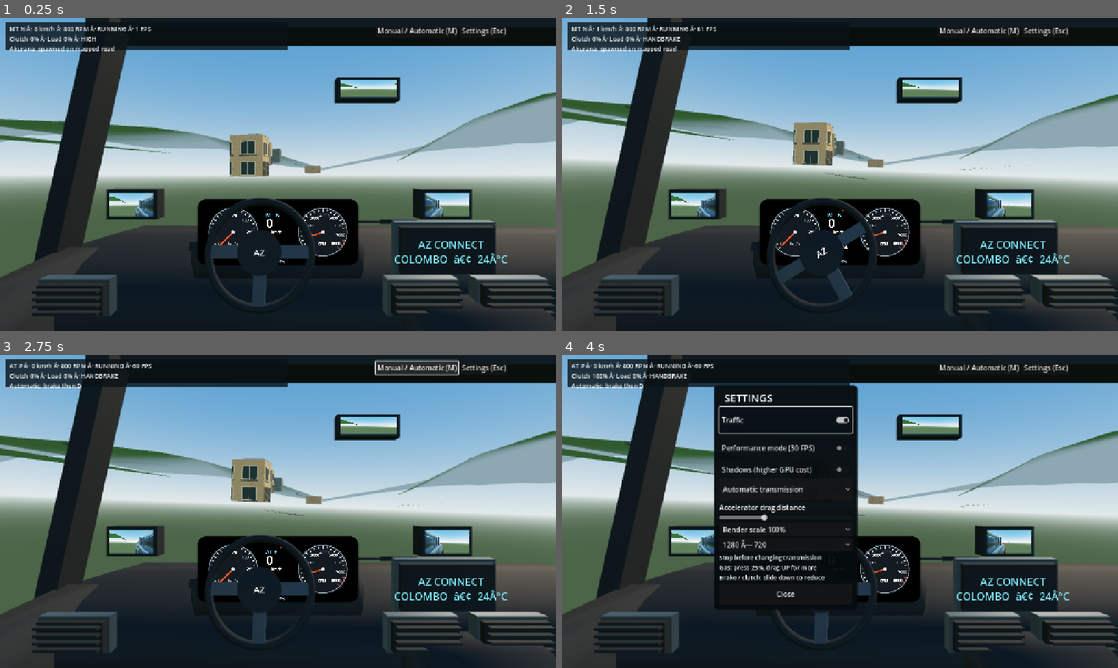
Above: before the commit, frames 1-4 (two rows, left to right).
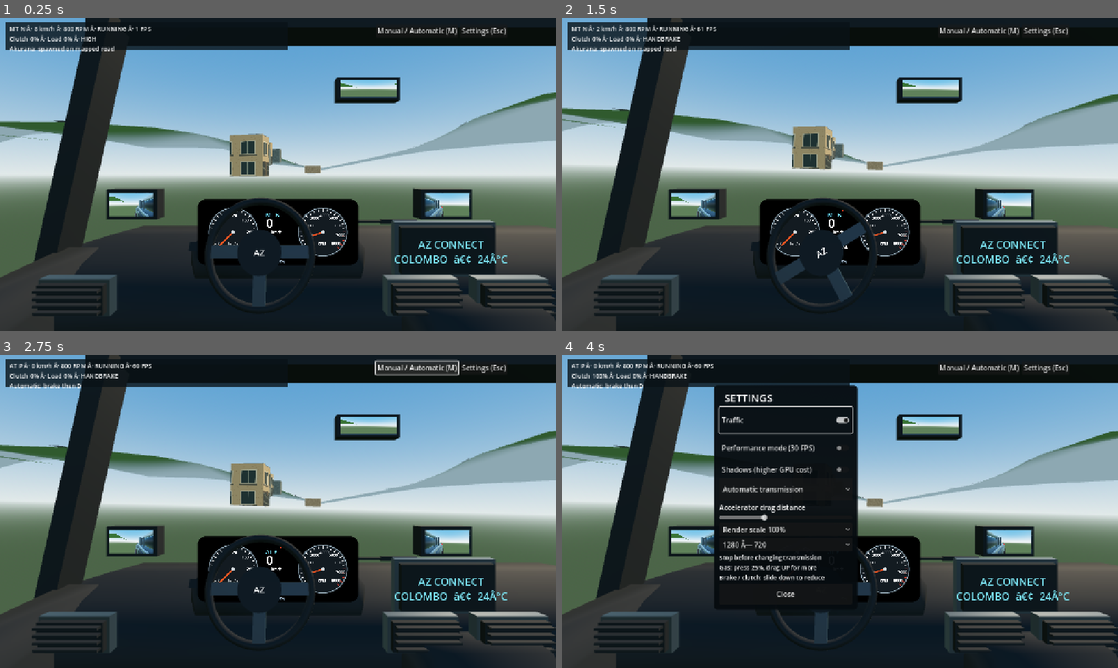
Above: after the commit, the same moments.

Repository: Mhd-Azeem/WebToApp
Game: Godot game, scene res://scenes/akurana.tscn
Two runs of this game, one before a commit and one after it. Both use one fixed random seed, a clock stepped at 60 frames per second and the inputs below.
Inputs (mouse positions are in pixels of both pictures, inside the frame that each line leads up to):
- Up to frame 1 (0.25 s): no input
- Up to frame 2 (1.5 s): tap Enter at 0.5 s; move the mouse to (962, 158) at 0.52 s; hold D 0.53-1.25 s; hold Shift 0.53-1.25 s; click (962, 158) at 0.67 s; tap Space at 0.77 s; drag from (728, 190) to (812, 237) at 1.27 s
- Up to frame 3 (2.75 s): click "Manual / Automatic (M)" at 2 s
- Up to frame 4 (4 s): click "Settings (Esc)" at 2.75 s; click "Traffic" at 3.5 s

The runs differ from the first frame. In frame 1, 0.6% of the frame differs, in the area x 0-100%, y 22-60%; in frame 2, 4.6%; in frame 3, 4.8%, in the area x 0-100%, y 20-61%; in frame 4, 2.7%.

Commit message:
Fix overhead Akurana terrain by matching collider and road heights with subdivided DEM mesh

Diff:
--- a/az-car-3d/scripts/akurana_world.gd
+++ b/az-car-3d/scripts/akurana_world.gd
@@ -5,6 +5,10 @@
 const DATA = "res://data/akurana/preview.json"
 const GRID_SIZE = 25
 const HALF_SIZE = 640.0
+# Each GIS height sample spans ~53 m. Subdivision is essential: otherwise
+# the physics/visible triangle surface diverges sharply from height_at().
+const TERRAIN_SUBDIVISIONS = 8
+const ROAD_CLEARANCE = 0.65
 var heights: PackedByteArray = PackedByteArray()
 var mapped_roads: Array = []
 
@@ -100,20 +104,24 @@
 func _generate_terrain() -> void:
 	var tool := SurfaceTool.new()
 	tool.begin(Mesh.PRIMITIVE_TRIANGLES)
-	for z in range(GRID_SIZE - 1):
-		for x in range(GRID_SIZE - 1):
-			var x0 := -HALF_SIZE + float(x) * 2.0 * HALF_SIZE / float(GRID_SIZE - 1)
-			var x1 := -HALF_SIZE + float(x + 1) * 2.0 * HALF_SIZE / float(GRID_SIZE - 1)
-			var z0 := -HALF_SIZE + float(z) * 2.0 * HALF_SIZE / float(GRID_SIZE - 1)
-			var z1 := -HALF_SIZE + float(z + 1) * 2.0 * HALF_SIZE / float(GRID_SIZE - 1)
-			var p00 := Vector3(x0, height_at(x0, z0), z0)
-			var p01 := Vector3(x0, height_at(x0, z1), z1)
-			var p10 := Vector3(x1, height_at(x1, z0), z0)
-			var p11 := Vector3(x1, height_at(x1, z1), z1)
-			_triangle(tool, p00, p01, p10)
-			_triangle(tool, p10, p01, p11)
-	var material := G.material("", Color(0.28, 0.43, 0.22))
-	_finish(tool, material, true)
+	# Tessellate the DEM to follow the same bilinear height function used by
+	# road geometry and building foundations, preventing overhead land sheets.
+	var cells := (GRID_SIZE - 1) * TERRAIN_SUBDIVISIONS
+	var step := (HALF_SIZE * 2.0) / float(cells)
+	for z in range(cells):
+		for x in range(cells):
+			var x0 := -HALF_SIZE + float(x) * step
+			var x1 := x0 + step
+			var z0 := -HALF_SIZE + float(z) * step
+			var z1 := z0 + step
+			var p00 := Vector3(x0,height_at(x0,z0),z0)
+			var p01 := Vector3(x0,height_at(x0,z1),z1)
+			var p10 := Vector3(x1,height_at(x1,z0),z0)
+			var p11 := Vector3(x1,height_at(x1,z1),z1)
+			_triangle(tool,p00,p01,p10)
+			_triangle(tool,p10,p01,p11)
+	var material := G.material("",Color(0.28,0.43,0.22))
+	_finish(tool,material,true)
 
 func _generate_roads(roads: Array) -> void:
 	# Subdivide centerlines so they closely follow the terrain raster.
@@ -131,14 +139,14 @@
 			if a.distance_to(b) < 0.1:
 				continue
 			var normal := Vector2(-(b - a).normalized().y, (b - a).normalized().x) * width * 0.5
-			var parts := maxi(1, ceili(a.distance_to(b) / 10.0))
+			var parts := maxi(1, ceili(a.distance_to(b) / 3.0))
 			for s in range(parts):
 				var p := a.lerp(b, float(s) / float(parts))
 				var q := a.lerp(b, float(s + 1) / float(parts))
-				var al := Vector3(p.x + normal.x, height_at(p.x + normal.x, p.y + normal.y) + 0.48, p.y + normal.y)
-				var ar := Vector3(p.x - normal.x, height_at(p.x - normal.x, p.y - normal.y) + 0.22, p.y - normal.y)
-				var bl := Vector3(q.x + normal.x, height_at(q.x + normal.x, q.y + normal.y) + 0.22, q.y + normal.y)
-				var br := Vector3(q.x - normal.x, height_at(q.x - normal.x, q.y - normal.y) + 0.22, q.y - normal.y)
+				var al := Vector3(p.x + normal.x, height_at(p.x + normal.x, p.y + normal.y) + ROAD_CLEARANCE, p.y + normal.y)
+				var ar := Vector3(p.x - normal.x, height_at(p.x - normal.x, p.y - normal.y) + ROAD_CLEARANCE, p.y - normal.y)
+				var bl := Vector3(q.x + normal.x, height_at(q.x + normal.x, q.y + normal.y) + ROAD_CLEARANCE, q.y + normal.y)
+				var br := Vector3(q.x - normal.x, height_at(q.x - normal.x, q.y - normal.y) + ROAD_CLEARANCE, q.y - normal.y)
 				_triangle(tool, al, bl, ar)
 				_triangle(tool, bl, br, ar)
 				generated += 1
